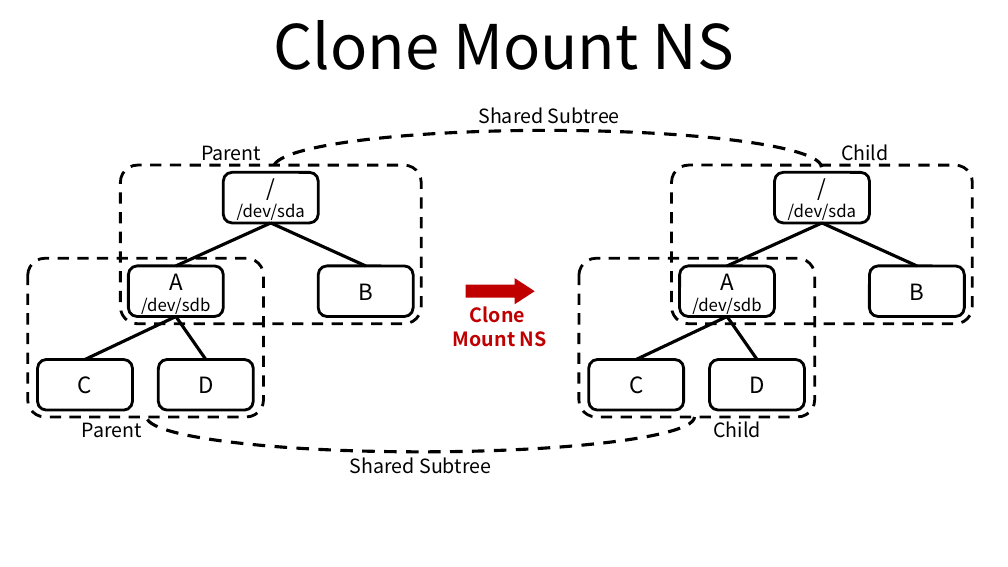
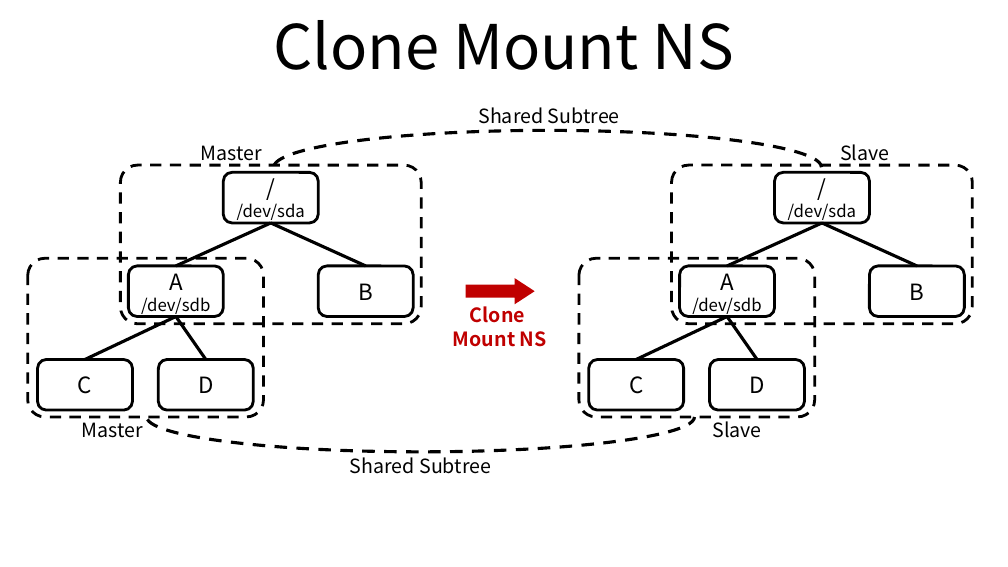
Before and after one commit to ssup2/blog-old, a slide deck: slide 1 of images/theory_analysis/Linux_Mount_Propagation/Linux_Mount_Propagation.pptx. Drawn at 1008x567 pixels with LibreOffice and Linux fonts; fonts in the diff are those of the drawing. Boxes give left, top, right and bottom in pixels: in the first picture for what was removed or moved away, otherwise in the second. Text is boxed around its words. In the diff, an @@ line names an element or a change of style, - is before the commit and + after.

```diff
--- a/images/theory_analysis/Linux_Mount_Propagation/Linux_Mount_Propagation.pptx
+++ b/images/theory_analysis/Linux_Mount_Propagation/Linux_Mount_Propagation.pptx
@@ text at bbox=[200, 145, 261, 166]: text changed @@
-Parent
+Master
@@ text at bbox=[840, 144, 889, 166]: text changed @@
-Child
+Slave
@@ text at bbox=[81, 417, 142, 438]: text changed @@
-Parent
+Master
@@ text at bbox=[712, 417, 761, 438]: text changed @@
-Child
+Slave
```
Also in this commit, not shown: 3 other slides changed, 5 other files.
